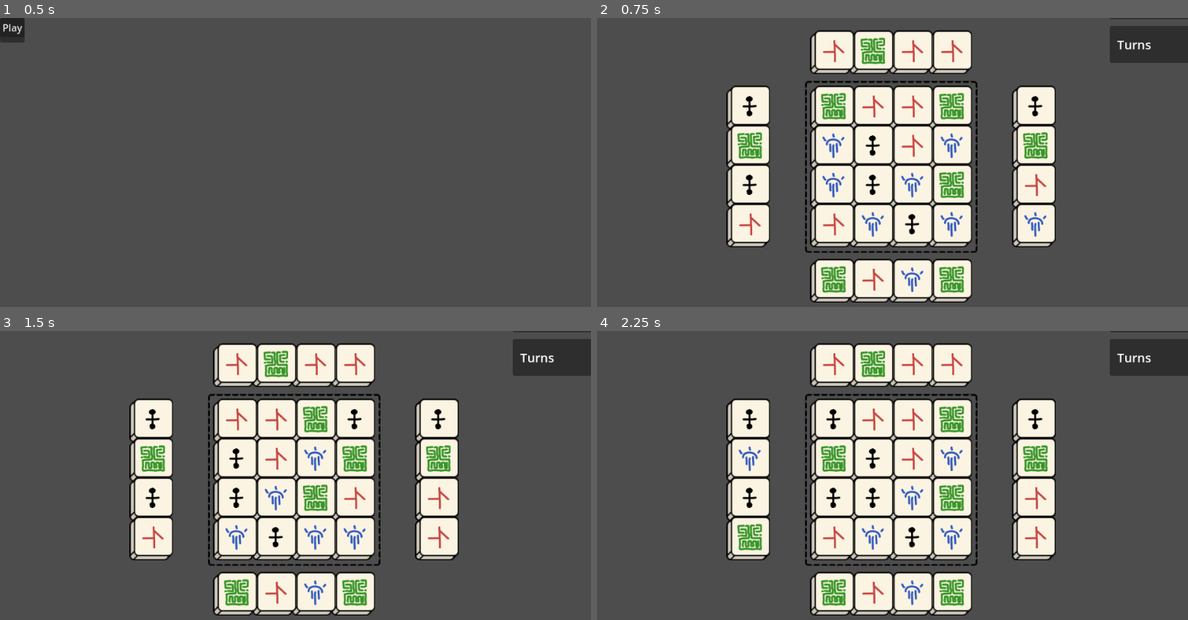
Above: before the commit, frames 1-4 (two rows, left to right).
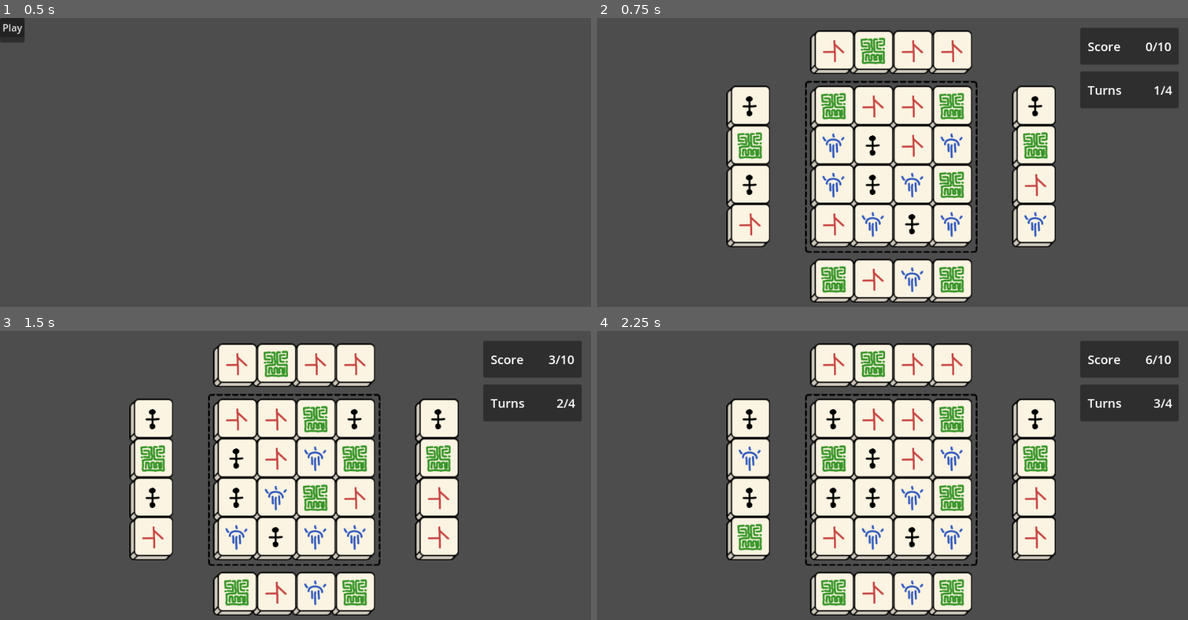
Above: after the commit, the same moments.

Repository: craigmjohnston/ld55
Game: Godot game, scene res://scenes/main.tscn
The game is run twice, just before and just after one commit, with the same random seed, the same clock (stepped at 60 frames per second) and the same inputs.
Inputs:
- Up to frame 1 (0.5 s): no input
- Up to frame 2 (0.75 s): click "Play" at 0.5 s
- Up to frame 3 (1.5 s): tap Enter at 1.25 s; hold Right (right_upnext) from 1.28 s (still down); hold Space (new_tile) from 1.28 s (still down)
- Up to frame 4 (2.25 s): release Right (right_upnext) at 2.03 s; release Space (new_tile) at 2.03 s; hold Left (left_upnext) from 2.03 s (still down); tap Space (new_tile) at 2.1 s

Frame 1 is identical in both runs. In frame 2, 3.1% of the frame differs, in the area x 81-100%, y 0-32%; in frame 3, 3.1%; in frame 4, 3.1%.

Commit message:
Fix HUD positioning

Diff:
--- a/scenes/gameplay.tscn
+++ b/scenes/gameplay.tscn
@@ -31,10 +31,10 @@
 anchors_preset = 1
 anchor_left = 1.0
 anchor_right = 1.0
-offset_left = 353.0
-offset_top = -298.0
-offset_right = 553.0
-offset_bottom = -238.0
+offset_left = 305.0
+offset_top = -224.0
+offset_right = 465.0
+offset_bottom = -164.0
 grow_horizontal = 0
 
 [node name="Label2" type="Label" parent="Score Panel"]
@@ -51,7 +51,7 @@
 layout_mode = 0
 offset_left = 12.0
 offset_top = 5.0
-offset_right = 188.0
+offset_right = 149.0
 offset_bottom = 55.0
 text = "0"
 label_settings = SubResource("LabelSettings_wvvlj")
@@ -62,10 +62,10 @@
 anchors_preset = 1
 anchor_left = 1.0
 anchor_right = 1.0
-offset_left = 353.0
-offset_top = -227.0
-offset_right = 553.0
-offset_bottom = -167.0
+offset_left = 305.0
+offset_top = -153.0
+offset_right = 465.0
+offset_bottom = -93.0
 grow_horizontal = 0
 
 [node name="Label2" type="Label" parent="Turns Panel"]
@@ -82,7 +82,7 @@
 layout_mode = 0
 offset_left = 12.0
 offset_top = 5.0
-offset_right = 188.0
+offset_right = 150.0
 offset_bottom = 55.0
 text = "0"
 label_settings = SubResource("LabelSettings_wvvlj")
